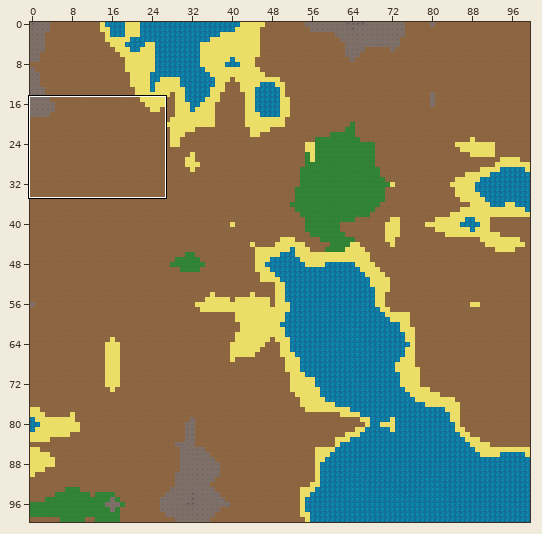
One commit to this Tiled map: Graphics/Tileset/map.tmx. Above: a wide view before the commit, with the close-up outlined.
Close-up. The starting point:
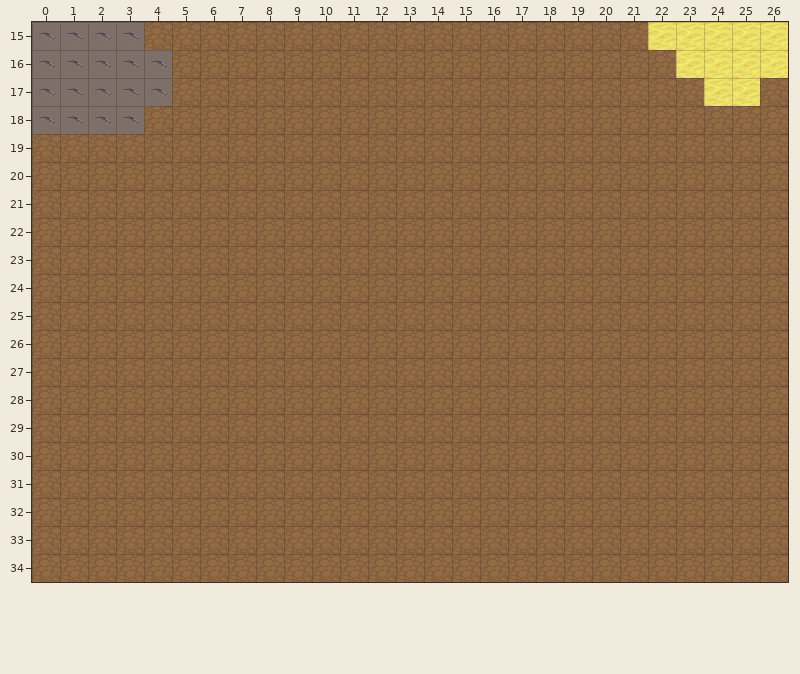
Cells are 32x32 px. Shown: x 0..26, y 15..34. The commit also changed other parts of the map, which this record leaves out.
After the commit:
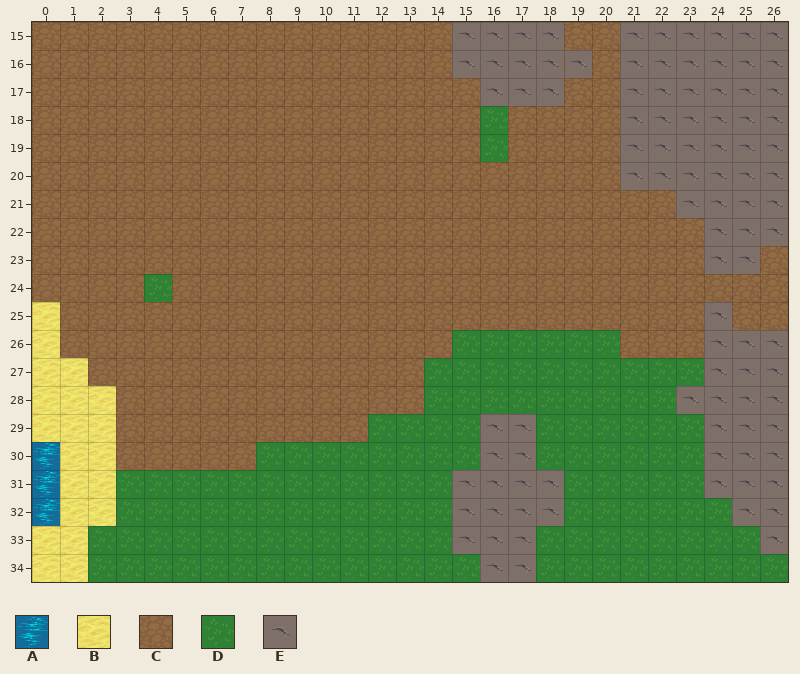
Key: from "map": A 1, B 2, C 3, D 4, E 5.
_ is an empty cell.
Diff:
Layer "Tile Layer 1":
y 15: x 0..3 EEEE -> CCCC; x 15..18 CCCC -> EEEE; x 21..26 CBBBBB -> EEEEEE
y 16: x 0..4 EEEEE -> CCCCC; x 15..19 CCCCC -> EEEEE; x 21..26 CCBBBB -> EEEEEE
y 17: x 0..4 EEEEE -> CCCCC; x 16..18 CCC -> EEE; x 21..26 CCCBBC -> EEEEEE
y 18: x 0..3 EEEE -> CCCC; x 16 C -> D; x 21..26 CCCCCC -> EEEEEE
y 19: x 16 C -> D; x 21..26 CCCCCC -> EEEEEE
y 20: x 21..26 CCCCCC -> EEEEEE
y 21: x 23..26 CCCC -> EEEE
y 22: x 24..26 CCC -> EEE
y 23: x 24..25 CC -> EE
y 24: x 4 C -> D
y 25: x 0 C -> B; x 24 C -> E
y 26: x 0 C -> B; x 15..20 CCCCCC -> DDDDDD; x 24..26 CCC -> EEE
y 27: x 0..1 CC -> BB; x 14..26 CCCCCCCCCCCCC -> DDDDDDDDDDEEE
y 28: x 0..2 CCC -> BBB; x 14..26 CCCCCCCCCCCCC -> DDDDDDDDDEEEE
y 29: x 0..2 CCC -> BBB; x 12..26 CCCCCCCCCCCCCCC -> DDDDEEDDDDDDEEE
y 30: x 0..2 CCC -> ABB; x 8..26 CCCCCCCCCCCCCCCCCCC -> DDDDDDDDEEDDDDDDEEE
y 31: x 0..26 CCCCCCCCCCCCCCCCCCCCCCCCCCC -> ABBDDDDDDDDDDDDEEEEDDDDDEEE
y 32: x 0..26 CCCCCCCCCCCCCCCCCCCCCCCCCCC -> ABBDDDDDDDDDDDDEEEEDDDDDDEE
y 33: x 0..26 CCCCCCCCCCCCCCCCCCCCCCCCCCC -> BBDDDDDDDDDDDDDEEEDDDDDDDDE
y 34: x 0..26 CCCCCCCCCCCCCCCCCCCCCCCCCCC -> BBDDDDDDDDDDDDDDEEDDDDDDDDD
Boxes around the changes in both close-ups, in picture pixels (x1, y1, x2, y2):
changed: (32, 22, 172, 134)
changed: (452, 22, 592, 162)
changed: (620, 22, 788, 274)
changed: (144, 274, 172, 302)
changed: (32, 302, 788, 582)
